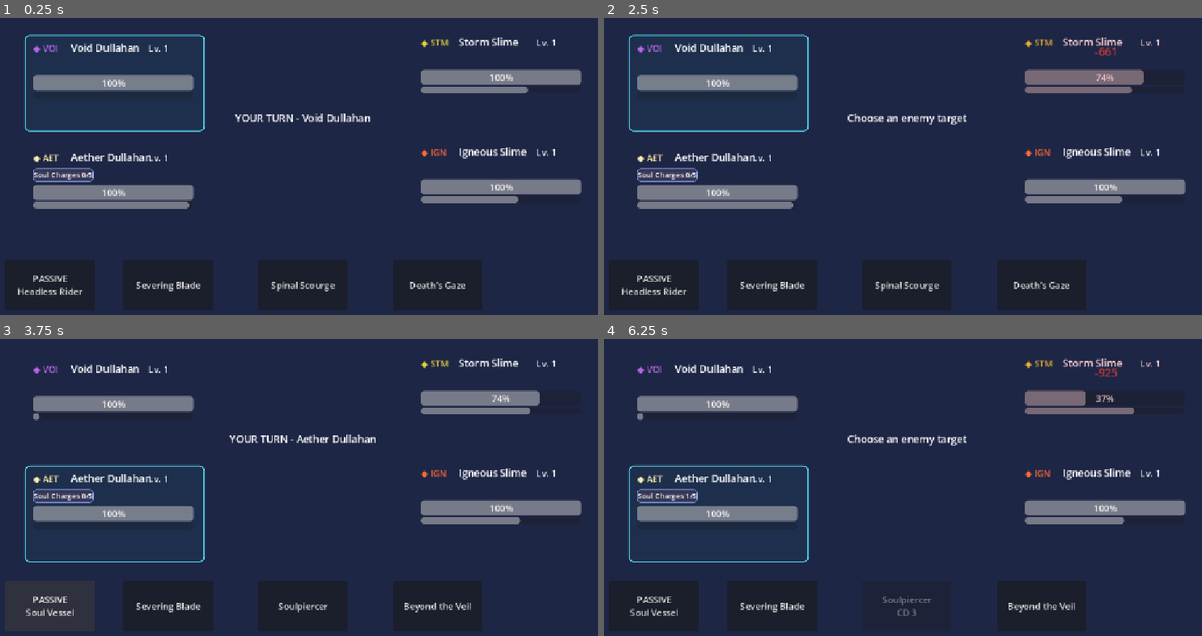
Above: before the commit, frames 1-4 (two rows, left to right).
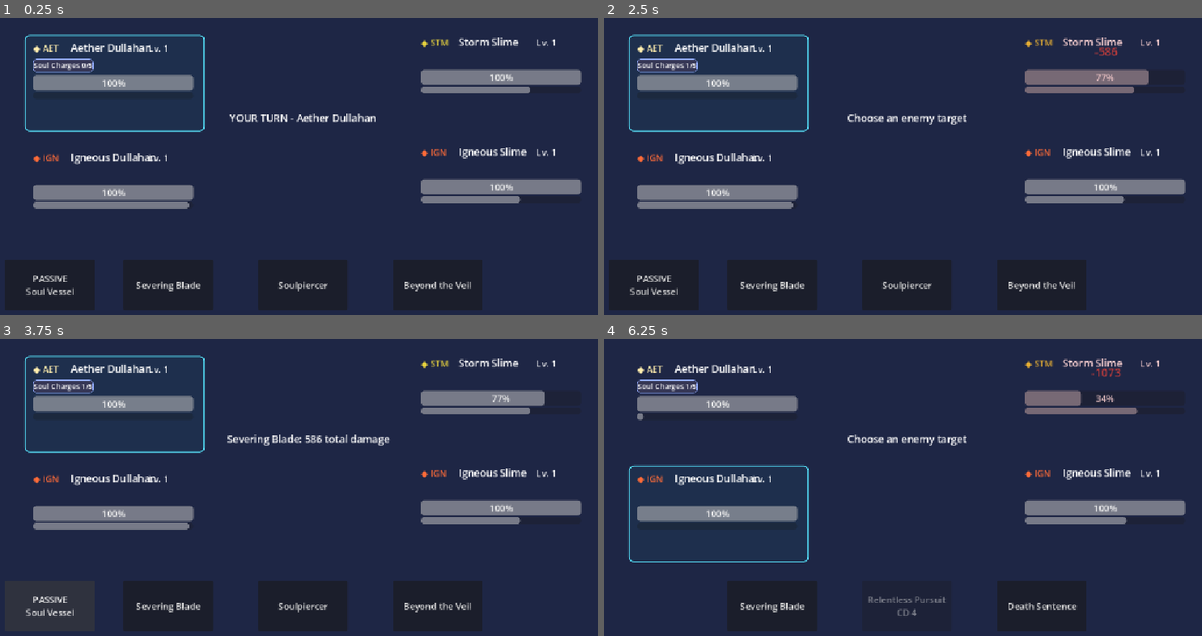
Above: after the commit, the same moments.

Repository: Akharyuu/monster-rpg
Game: Godot game, scene res://scenes/battle/battle_screen.tscn
Two runs of this game, one before a commit and one after it. Both use one fixed random seed, a clock stepped at 60 frames per second and the inputs below.
Inputs (mouse positions are in pixels of both pictures, inside the frame that each line leads up to):
- Up to frame 1 (0.25 s): no input
- Up to frame 2 (2.5 s): click "PASSIVE Headless Rider" (after the commit: "PASSIVE Soul Vessel") at 0.5 s; click "Severing Blade" at 1.25 s; click (1106, 77) at 2.02 s
- Up to frame 3 (3.75 s): click "Spinal Scourge" (after the commit: "Soulpiercer") at 2.75 s; click "PASSIVE Soul Vessel" at 3.5 s
- Up to frame 4 (6.25 s): click "Soulpiercer" (after the commit: "Relentless Pursuit") at 4.25 s; click "Beyond the Veil" (after the commit: "Death Sentence") at 5 s; click (1106, 398) at 5.77 s

The runs differ from the first frame. In frame 1, 2.3% of the frame differs, in the area x 2-89%, y 8-94%; in frame 2, 1.9%; in frame 3, 3.6%; in frame 4, 4.2%, in the area x 0-90%, y 8-99%.

Commit message:
Add Igneous Dullahan to playable test team

Diff:
--- a/godot/scenes/battle/battle_screen.gd
+++ b/godot/scenes/battle/battle_screen.gd
@@ -40,10 +40,10 @@
 func _ready() -> void:
     allies = [
         PrototypeFactoryScript.create_level_one_monster(
-            "dullahan_aether"
+            "dullahan_igneous"
         ),
         PrototypeFactoryScript.create_level_one_monster(
-            "dullahan_void"
+            "dullahan_aether"
         )
     ]
 
